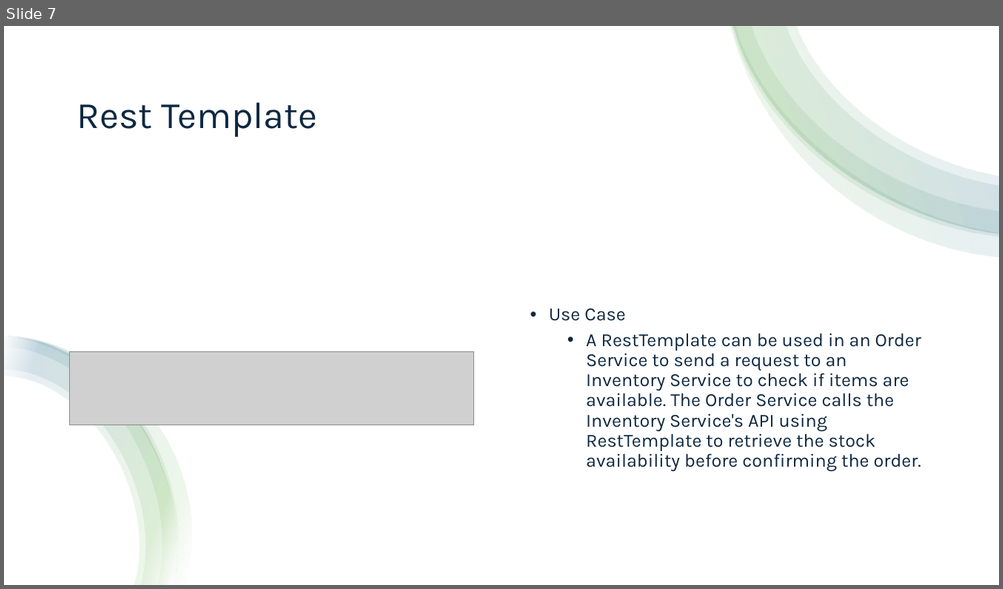
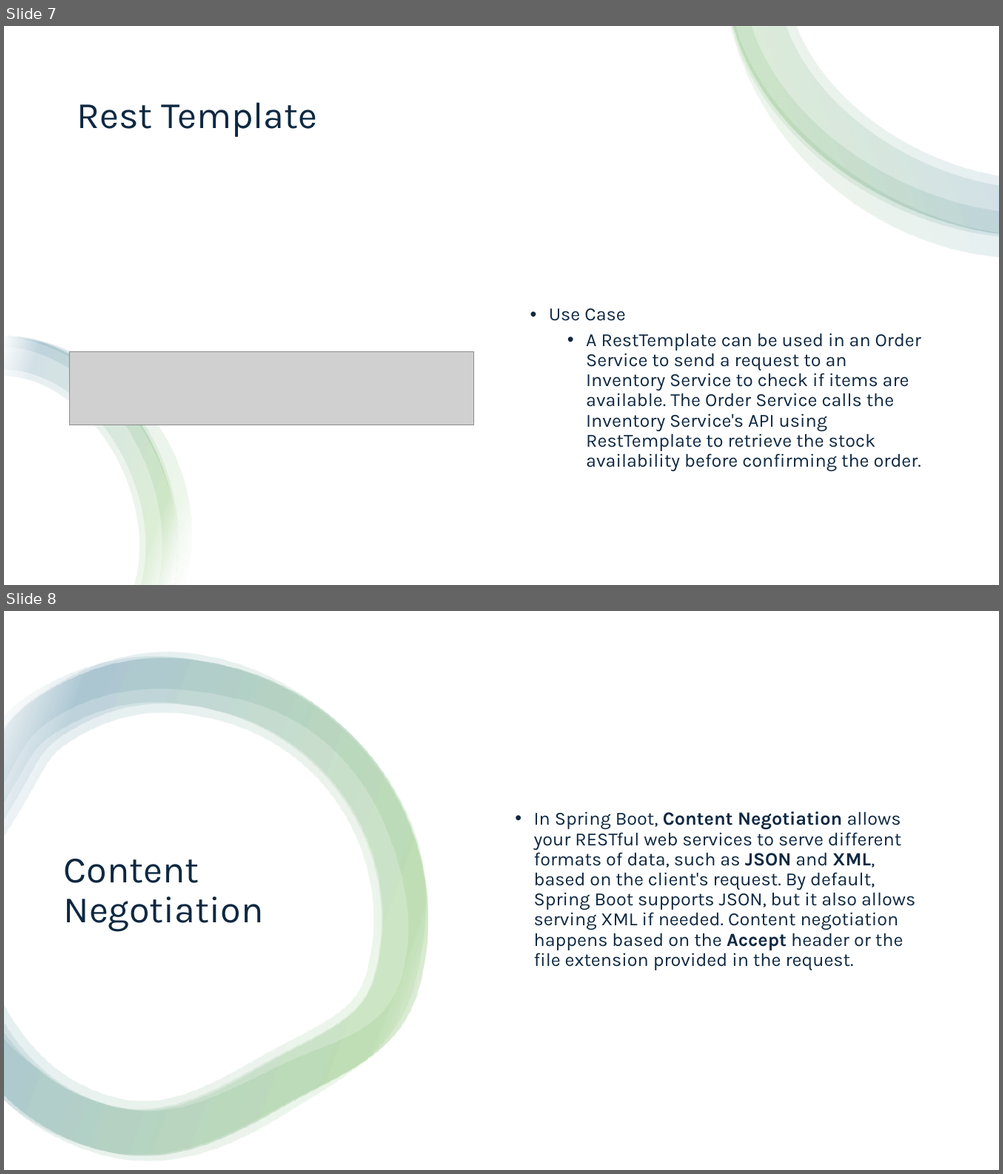
Before and after one commit to aprabhat/spring_boot_microservice, a slide deck: spring_boot.pptx. Shown one above the other, each under a label of ours: slide 7 before the commit, slides 7 and 8 after it. The pictures are 1003x589 and 1003x1174 pixels, drawn with LibreOffice and Linux fonts; fonts in the diff are those of the drawing; grey boxes stand for pictures. Boxes give left, top, right and bottom in pixels: in the first picture for what was removed or moved away, otherwise in the second. Text is boxed around its words. In the diff, an @@ line names an element or a change of style, - is before the commit and + after.

Commit message:
updated for content negotiation

```diff
--- a/spring_boot.pptx
+++ b/spring_boot.pptx
@@ slide 8 added at (4, 611, 999, 1170), background #FFFFFF @@
@@ rectangle added at (4, 611, 999, 1170), fill #FFFFFF @@
@@ group added at (4, 652, 429, 1162): 4 freeform shapes @@
@@ text added at (534, 812, 915, 971), 18 pt, text #0E2841 @@
+• In Spring Boot, Content Negotiation allows your RESTful web services to serve different formats of data, such as JSON and XML, based on the client's request. By default, Spring Boot supports JSON, but it also allows serving XML if needed. Content negotiation happens based on the Accept header or the file extension provided in the request.
@@ title added at (64, 858, 264, 932), 36 pt, text #0E2841 @@
+Content Negotiation
```
Also in this commit, not shown: 1 other slide added, 5 other files.
